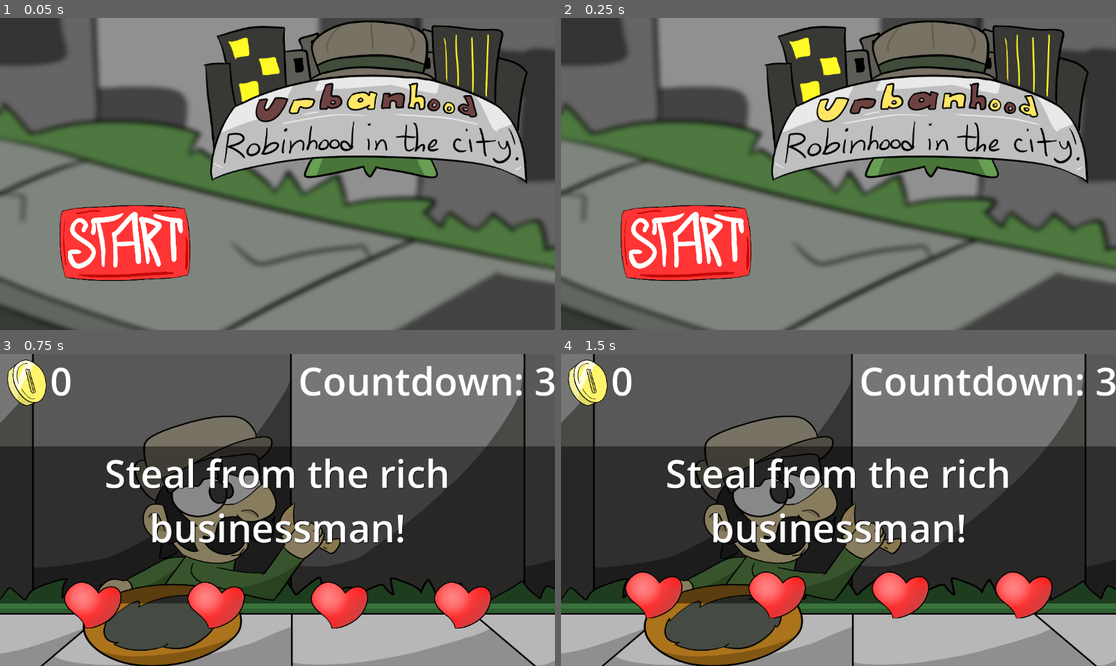
Above: before the commit, frames 1-4 (two rows, left to right).
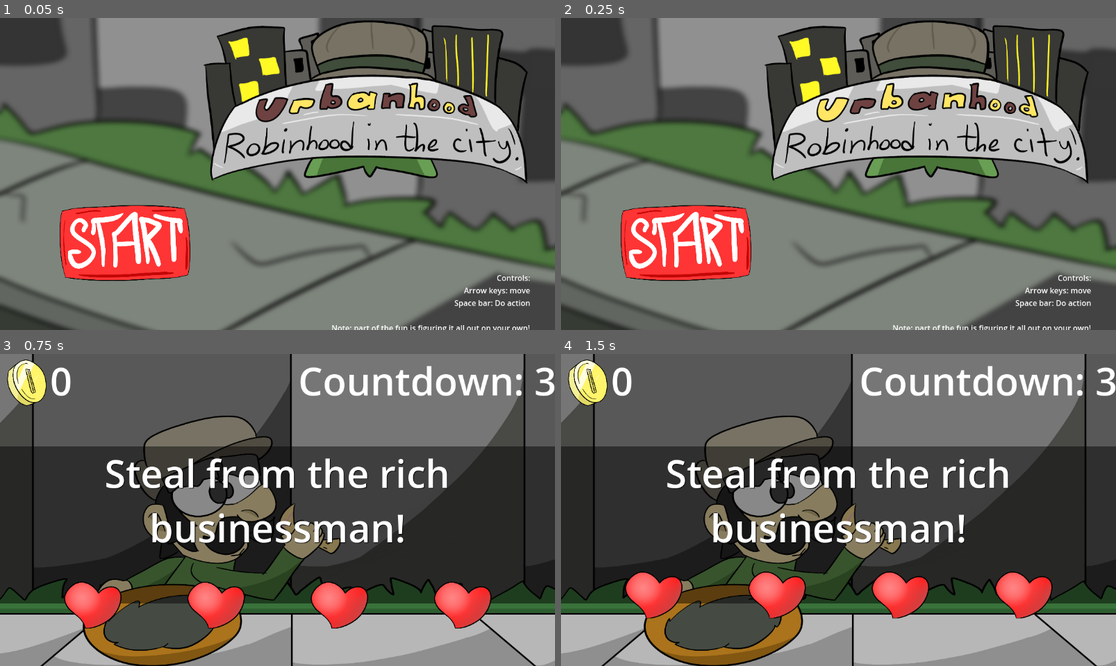
Above: after the commit, the same moments.

Repository: Eevee-17/Hackathon-Game
Game: Godot game, scene res://game_scenes/main.tscn
Same seed, same stepped clock (60 frames per second), same inputs: the game is played once before the commit and once after it.
Inputs (mouse positions are in pixels of both pictures, inside the frame that each line leads up to):
- Up to frame 1 (0.05 s): no input
- Up to frame 2 (0.25 s): no input
- Up to frame 3 (0.75 s): click (127, 578) at 0.5 s
- Up to frame 4 (1.5 s): tap Enter (ui_accept) at 1.25 s; hold Right (arrow_right) from 1.28 s (still down); tap Space (space) at 1.35 s

The runs differ from the first frame. In frame 1, 0.6% of the frame differs, in the area x 59-96%, y 82-100%; in frame 2, 0.6%; in frame 3, nothing differs; in frame 4, nothing differs.

Commit message:
Added controls and notes on the title screen

Diff:
--- a/game_scenes/title_screen.tscn
+++ b/game_scenes/title_screen.tscn
@@ -55,4 +55,18 @@
 frame = 1
 frame_progress = 0.923987
 
+[node name="Label" type="Label" parent="."]
+layout_mode = 0
+offset_left = 664.0
+offset_top = 528.0
+offset_right = 1101.0
+offset_bottom = 672.0
+text = "Controls:
+Arrow keys: move
+Space bar: Do action
+
+Note: part of the fun is figuring it all out on your own!"
+horizontal_alignment = 2
+autowrap_mode = 2
+
 [connection signal="pressed" from="StartButton" to="." method="_on_start_button_pressed"]
